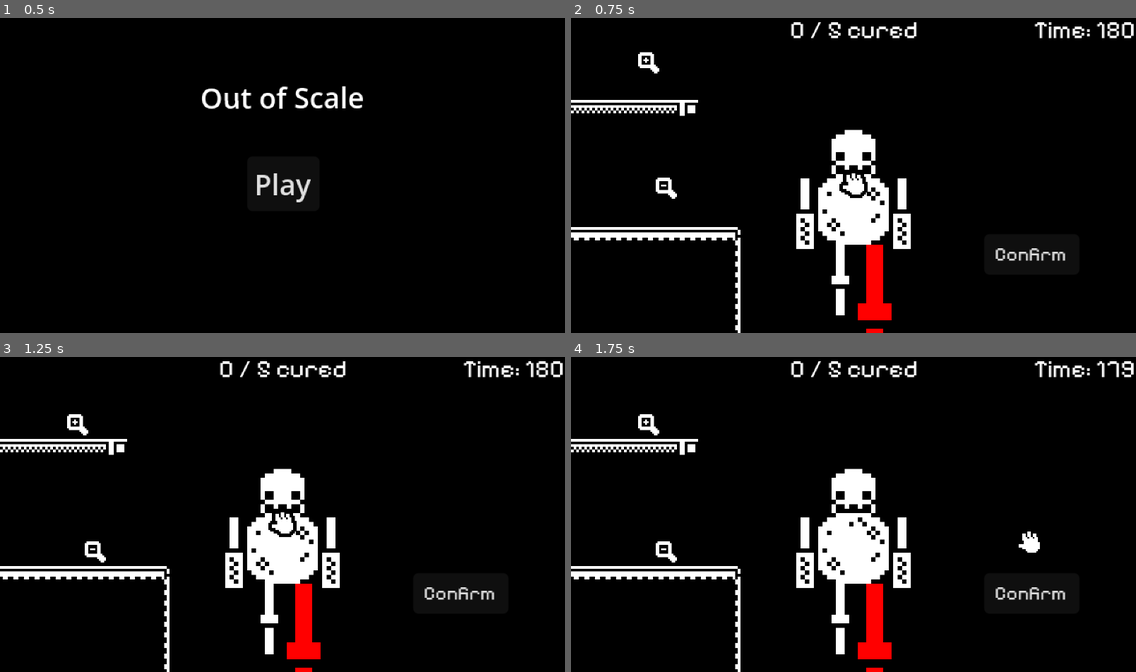
Above: before the commit, frames 1-4 (two rows, left to right).
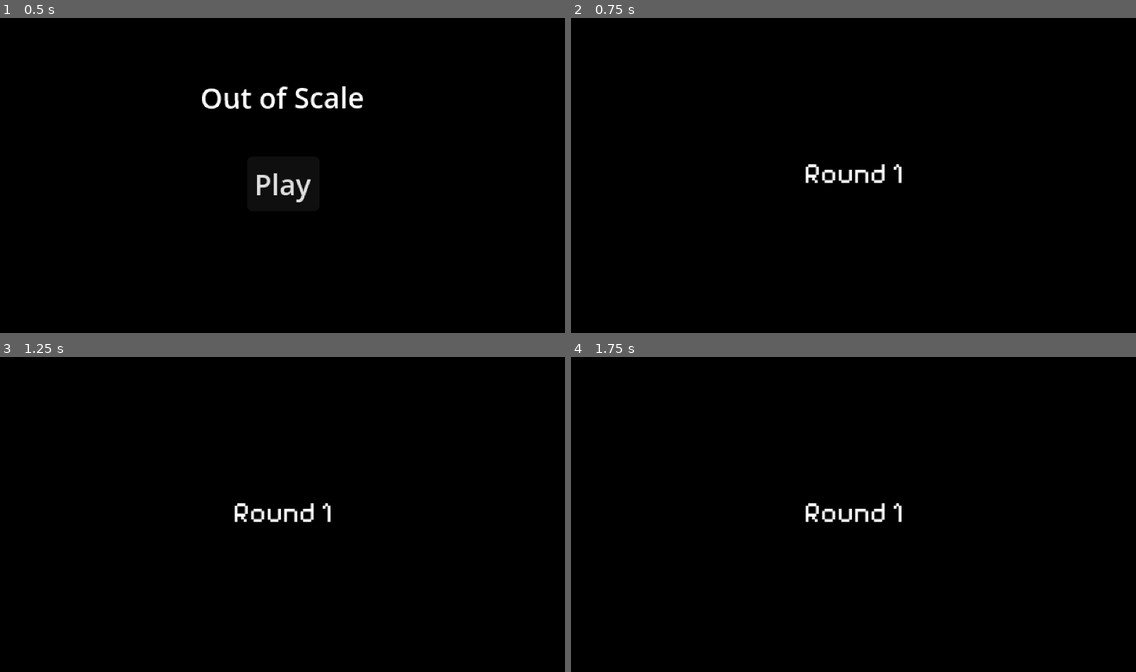
Above: after the commit, the same moments.

Repository: SushiOnToast/out-of-scale
Game: Godot game, scene res://scenes/UI/menu.tscn
The game is run twice, just before and just after one commit, with the same random seed, the same clock (stepped at 60 frames per second) and the same inputs.
Inputs (mouse positions are in pixels of both pictures, inside the frame that each line leads up to):
- Up to frame 1 (0.5 s): no input
- Up to frame 2 (0.75 s): click "Play" at 0.5 s
- Up to frame 3 (1.25 s): no input
- Up to frame 4 (1.75 s): click (1028, 542) at 1.25 s, where only the run after the commit has a clickable "Hint"

Frame 1 is identical in both runs. In frame 2, 8.7% of the frame differs, in the area x 0-100%, y 1-100%; in frame 3, 8.7%; in frame 4, 8.9%.

Commit message:
add outline hinting and round functionality

Diff:
--- a/scenes/Tools/tool.gd
+++ b/scenes/Tools/tool.gd
@@ -21,10 +21,4 @@
 	move_and_slide()
 
 func action(body_part: Sprite2D):
-	#print(body_part.scale)
-	#if body_part.scale - Vector2(0.1, 0.1) > Vector2(0.1, 0.1):
-		#body_part.scale -= Vector2(0.1, 0.1)
-	#else:
-		#print("Limit reached")
-	##print($ActionPoint.position)
 	pass
--- a/scenes/entity/entity.gd
+++ b/scenes/entity/entity.gd
@@ -12,15 +12,8 @@
 	var count = clamp(Global.parts_to_modify, 1, body_parts.size())
 	for i in range(count):
 		var part = shuffled_parts[i] as Area2D
-		var random_scale = snappedf([randf_range(0.5, 0.8), randf_range(1.5, 3)].pick_random(), 0.1)
+		var random_scale = snappedf([randf_range(0.5, 0.8), randf_range(1.2, 1.5)].pick_random(), 0.1)
 		part.get_parent().scale = Vector2(random_scale, random_scale)
-
-func _process(_delta: float) -> void:
-	for body_part in body_parts:
-		var sprite = body_part.get_parent()
-		var diff = (sprite.scale - Vector2.ONE).length()
-		var closeness = clamp(1.0 - diff, 0.0, 1.0)
-		sprite.modulate = Color.RED.lerp(Color.WHITE, closeness)
 
 func check_cured() -> bool:
 	var cured = true
--- a/scenes/level.gd
+++ b/scenes/level.gd
@@ -2,41 +2,64 @@
 var minigame_scene = preload("res://scenes/minigame.tscn")
 var entity_scenes = [
 	preload("res://scenes/entity/entity_1.tscn"),
-	preload("res://scenes/entity/entity_2.tscn"),
-	preload("res://scenes/entity/entity_3.tscn"),
-	preload("res://scenes/entity/entity_4.tscn")
+	#preload("res://scenes/entity/entity_2.tscn"),
+	#preload("res://scenes/entity/entity_3.tscn"),
+	#preload("res://scenes/entity/entity_4.tscn")
 ]
 
 @onready var ui_layer = $UI
 var player_original_parent: Node = null
 var current_entity: CharacterBody2D
 
-#func _ready() -> void:
-	#if current_entity.shape is RectangleShape2D:
-		#print(current_entity.shape.size.x)
-		#$UI/TextureRect.size = current_entity.shape.size
-		#$UI/TextureRect.scale = Global.entity_scale
-		#
-		#
-	#$UI/TextureRect.texture = current_entity.outline_texture
+@export var hint_cooldown_duration: float = 15.0
+@export var hint_show_duration: float = 1.5
+var hint_cooldown_remaining: float = 0.0
 
 func _ready() -> void:
+	_show_initial_round_screen()
+
 	Global.start_new_round()
 	create_new_entity()
+	$UI/TextureRect.modulate.a = 0.0
+
+func _show_initial_round_screen() -> void:
+	var round_screen = $"UI/Round Screen"
+	var round_label = $"UI/Round Screen/RoundLabel"
+
+	round_label.text = "Round %d" % (Global.rounds_completed + 1)
+	round_screen.visible = true
+	round_screen.modulate.a = 1.0   # fully opaque immediately, no fade-in needed
+	round_screen.scale = Vector2.ONE
+
+	var tween = create_tween()
+	tween.tween_interval(1.2)  # hold before revealing the game
+	tween.tween_property(round_screen, "modulate:a", 0.0, 0.3)
+	tween.tween_callback(func(): round_screen.visible = false)
 
 func _process(delta: float) -> void:
 	if Global.round_active:
 		Global.time_remaining -= delta
 		update_timer_display()
+		if Global.time_remaining <= 0:
+			on_round_failed()
 
-		if Global.time_remaining <= 0:
-			_on_round_failed()
+	_update_hint_cooldown(delta)
+
+func _update_hint_cooldown(delta: float) -> void:
+	if hint_cooldown_remaining > 0:
+		hint_cooldown_remaining -= delta
+		$UI/HintButton.disabled = true
+		$UI/HintButton.text = "Hint (%d)" % ceil(hint_cooldown_remaining)
+	else:
+		hint_cooldown_remaining = 0.0
+		$UI/HintButton.disabled = false
+		$UI/HintButton.text = "Hint"
 
 func update_timer_display() -> void:
 	$UI/TimerLabel.text = "Time: %d" % ceil(Global.time_remaining)
 	$UI/ScoreLabel.text = "%d / %d cured" % [Global.patients_cured, Global.patients_required]
 
-func _on_round_failed() -> void:
+func on_round_failed() -> void:
 	Global.round_active = false
 	print("Time's up! Cured: ", Global.patients_cured, " / ", Global.patients_required)
 	get_tree().change_scene_to_file("res://scenes/UI/game_over.tscn")
@@ -46,13 +69,20 @@
 	current_entity.position = Vector2(160, 90)
 	current_entity.scale = Global.entity_scale
 	$Entities.add_child(current_entity)
+	if current_entity.shape is RectangleShape2D:
+		var collision_shape_node = current_entity.get_node("CollisionShape2D")
+		var world_pos = collision_shape_node.global_position
+		var raw_size = current_entity.shape.size * Global.entity_scale
+		var even_size = Vector2(round(raw_size.x / 2.0) * 2.0, round(raw_size.y / 2.0) * 2.0)
+		$UI/TextureRect.size = even_size
+		$UI/TextureRect.position = world_pos - (even_size / 2.0)
+	$UI/TextureRect.texture = current_entity.outline_texture
+	$UI/TextureRect.modulate.a = 0.0
 
 func trigger_minigame(type: int):
 	Global.minigame_mode = true
-
 	var minigame = minigame_scene.instantiate()
 	ui_layer.add_child(minigame)
-
 	var player_cursor = get_tree().get_first_node_in_group("PlayerCursor")
 	player_original_parent = player_cursor.get_parent()
 	player_original_parent.remove_child(player_cursor)
@@ -63,10 +93,8 @@
 
 func _on_minigame_ended(minigame_instance: Node, player_cursor: Node) -> void:
 	Global.minigame_mode = false
-
 	minigame_instance.remove_child(player_cursor)
 	player_original_parent.add_child(player_cursor)
-
 	minigame_instance.queue_free()
 
 func _on_scale_up_trigger_minigame(type: int) -> void:
@@ -81,18 +109,54 @@
 			print("success")
 			Global.patients_cured += 1
 			current_entity.queue_free()
-
 			if Global.patients_cured >= Global.patients_required:
-				_on_round_success()
+				on_round_success()
 			else:
 				create_new_entity()
 		else:
 			print("try again")
 
-func _on_round_success() -> void:
+func on_round_success() -> void:
 	Global.round_active = false
 	Global.rounds_completed += 1
 	print("Round complete! Moving to round ", Global.rounds_completed + 1)
-	# small delay/transition here if you want, then:
-	Global.start_new_round()
-	create_new_entity()
+	show_round_screen()
+
+func show_round_screen() -> void:
+	var round_screen = $"UI/Round Screen"
+	var round_label = $"UI/Round Screen/RoundLabel"
+
+	round_label.text = "Round %d" % (Global.rounds_completed + 1)
+
+	round_screen.visible = true
+	round_screen.modulate.a = 0.0
+	round_screen.scale = Vector2(0.8, 0.8)
+
+	var tween = create_tween()
+	tween.set_parallel(true)
+	tween.tween_property(round_screen, "modulate:a", 1.0, 0.3)
+	tween.tween_property(round_screen, "scale", Vector2.ONE, 0.3).set_trans(Tween.TRANS_BACK).set_ease(Tween.EASE_OUT)
+
+	tween.chain().tween_interval(1.2)  # hold fully visible
+
+	# do the actual round setup while the screen still fully covers everything
+	tween.chain().tween_callback(func():
+		Global.start_new_round()
+		create_new_entity()
+	)
+
+	tween.chain().tween_property(round_screen, "modulate:a", 0.0, 0.3)
+	tween.chain().tween_callback(func(): round_screen.visible = false)
+
+func _on_hint_button_pressed() -> void:
+	if hint_cooldown_remaining > 0:
+		return
+
+	hint_cooldown_remaining = hint_cooldown_duration
+	play_hint_animation()
+
+func play_hint_animation() -> void:
+	var tween = create_tween()
+	tween.tween_property($UI/TextureRect, "modulate:a", 1.0, 0.2)
+	tween.tween_interval(hint_show_duration)
+	tween.tween_property($UI/TextureRect, "modulate:a", 0.0, 0.4)
--- a/scenes/level.tscn
+++ b/scenes/level.tscn
@@ -893,11 +893,8 @@
 [node name="UI" type="CanvasLayer" parent="." unique_id=1231739351]
 
 [node name="TextureRect" type="TextureRect" parent="UI" unique_id=123145732]
-visible = false
-offset_left = 233.0
-offset_top = 33.0
-offset_right = 233.0
-offset_bottom = 33.0
+offset_right = 256.0
+offset_bottom = 1.0
 
 [node name="ConfirmButton" type="Button" parent="UI" unique_id=2125768804]
 offset_left = 234.0
@@ -933,6 +930,42 @@
 text = "score"
 horizontal_alignment = 1
 
+[node name="HintButton" type="Button" parent="UI" unique_id=763418253]
+offset_left = 222.0
+offset_top = 95.0
+offset_right = 297.0
+offset_bottom = 118.0
+theme_override_fonts/font = ExtResource("7_klq6b")
+theme_override_font_sizes/font_size = 11
+text = "Hint"
+
+[node name="Round Screen" type="ColorRect" parent="UI" unique_id=248872637]
+anchors_preset = 15
+anchor_right = 1.0
+anchor_bottom = 1.0
+grow_horizontal = 2
+grow_vertical = 2
+color = Color(0, 0, 0, 1)
+
+[node name="RoundLabel" type="Label" parent="UI/Round Screen" unique_id=570919465]
+layout_mode = 1
+anchors_preset = 8
+anchor_left = 0.5
+anchor_top = 0.5
+anchor_right = 0.5
+anchor_bottom = 0.5
+offset_left = -20.0
+offset_top = -11.5
+offset_right = 20.0
+offset_bottom = 11.5
+grow_horizontal = 2
+grow_vertical = 2
+theme_override_fonts/font = ExtResource("7_klq6b")
+text = "Round 1"
+horizontal_alignment = 1
+vertical_alignment = 1
+
 [connection signal="trigger_minigame" from="Tools/ScaleUp" to="." method="_on_scale_up_trigger_minigame"]
 [connection signal="trigger_minigame" from="Tools/ScaleDown" to="." method="_on_scale_down_trigger_minigame"]
 [connection signal="pressed" from="UI/ConfirmButton" to="." method="_on_confirm_button_pressed"]
+[connection signal="pressed" from="UI/HintButton" to="." method="_on_hint_button_pressed"]
--- a/scenes/player.gd
+++ b/scenes/player.gd
@@ -1,11 +1,8 @@
 extends Area2D
-
 var holding_texture = preload("res://graphics/characters/player/player_holding.png")
 var idle_texture = preload("res://graphics/characters/player/player_idle.png")
-
 var minigame_texture = preload("res://graphics/characters/player/player_minigame.png")
 var minigame_click_texture = preload("res://graphics/characters/player/player_minigame_click.png")
-
 var hover_item : CharacterBody2D
 var current_item : CharacterBody2D
 
@@ -20,11 +17,11 @@
 		$Sprite2D.texture = holding_texture if Input.is_action_pressed("grab") else idle_texture
 		scale = Vector2.ONE
 
-		if Input.is_action_just_released("grab") and hover_item:
+		if Input.is_action_just_released("grab"):
 			if current_item:
 				current_item.active = false
 				current_item = null
-			else:
+			elif hover_item:
 				current_item = hover_item
 				current_item.active = true
 
@@ -33,7 +30,6 @@
 		if current_item:
 			current_item.active = false
 			current_item = null
-			$Sprite2D.texture = idle_texture
 
 	get_input()
 
@@ -48,4 +44,5 @@
 	hover_item = body
 
 func _on_body_exited(body: CharacterBody2D) -> void:
-	hover_item = null
+	if hover_item == body:
+		hover_item = null
